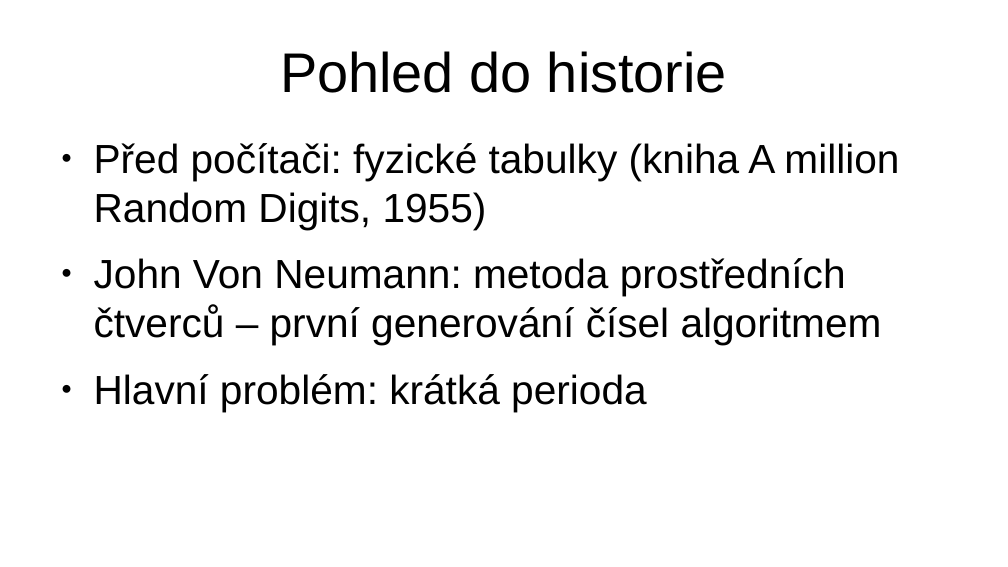
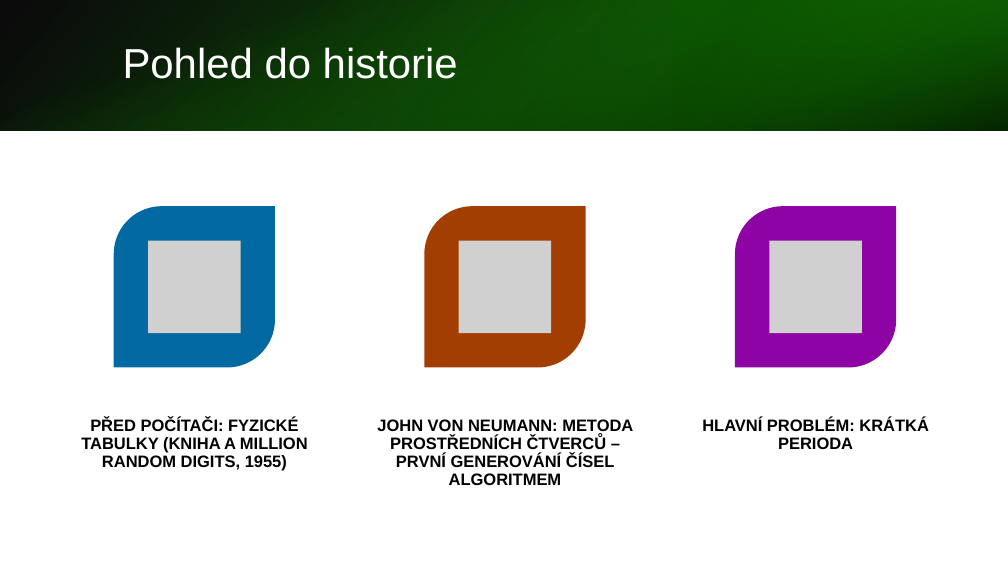
Before and after one commit to hruboson/UTB-PO-RAND, a slide deck: slide 4 of presentation.pptx. Drawn at 1008x567 pixels with LibreOffice and Linux fonts; fonts in the diff are those of the drawing; grey boxes stand for pictures. Boxes give left, top, right and bottom in pixels: in the first picture for what was removed or moved away, otherwise in the second. Text is boxed around its words. In the diff, an @@ line names an element or a change of style, - is before the commit and + after.

Commit message:
Prezentace pokročilé programování
Přidal jsem text do poznámek co bychom mohli +- říkat a snažil jsem se dodržovat styl možná ještě tam dám nějaký obsah a nějaký counter slidů

```diff
--- a/presentation.pptx
+++ b/presentation.pptx
@@ rectangle added at [0,0,1008,131], fill gradient #000000 to #127A02 @@
@@ rectangle added at [0,0,1008,130], fill gradient #18A303 to #000000 @@
@@ title "Pohled do historie": place and size @@
-title "Pohled do historie" at [280,51,727,93]
+title "Pohled do historie" at [123,47,458,79]
@@ title "Pohled do historie" at [123,47,458,79]: size 44 to 33 pt, text colour #000000 to #FFFFFF; alignment centre to left; line spacing 1 to 0.9 @@
@@ rectangle added at [672,0,1008,131], fill gradient #0C5201 to #18A303 @@
@@ text removed at [94,143,899,412] @@
-● Před počítači: fyzické tabulky (kniha A million Random Digits, 1955)
-● John Von Neumann: metoda prostředních čtverců – první generování čísel algoritmem
-● Hlavní problém: krátká perioda
@@ group added at [81,207,929,485]: 3 round diag rects, 3 pictures, 3 texts @@
+PŘED POČÍTAČI: FYZICKÉ TABULKY (KNIHA A MILLION RANDOM DIGITS, 1955)
+JOHN VON NEUMANN: METODA PROSTŘEDNÍCH ČTVERCŮ – PRVNÍ GENEROVÁNÍ ČÍSEL ALGORITMEM
+HLAVNÍ PROBLÉM: KRÁTKÁ PERIODA
```
Also in this commit, not shown: 12 other slides changed, 3 slides added, 1 slide removed.
